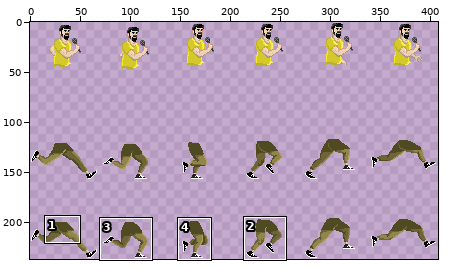
Sprite sheet: SOADsavesMetal/Assets/Sprites/Serj's sprites/serj_walk_spritesheet.png. Above: a wide view before the commit, with the close-up outlined.
Close-up. Before the edit:
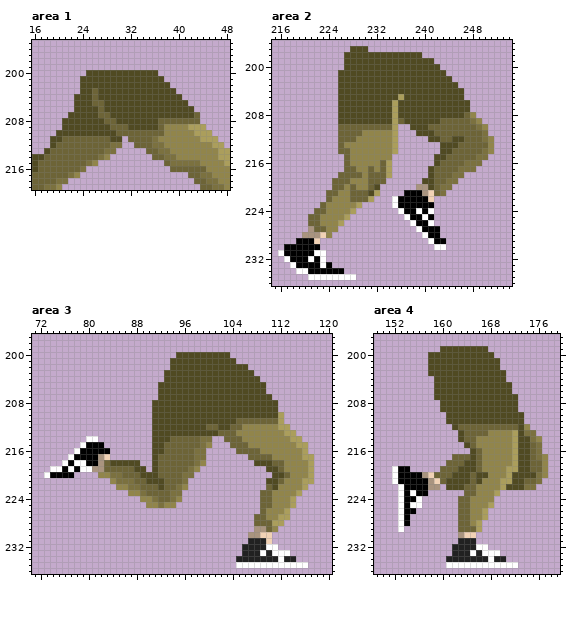
The file is 408x237 pixels. Colours within 5 levels of each other are drawn and written as one. Shown: area 1: x 16..48, y 195..219; area 2: x 215..254, y 196..236; area 3: x 71..120, y 197..236; area 4: x 149..179, y 197..236. The commit also changed other parts of the picture, which this record leaves out.
After:
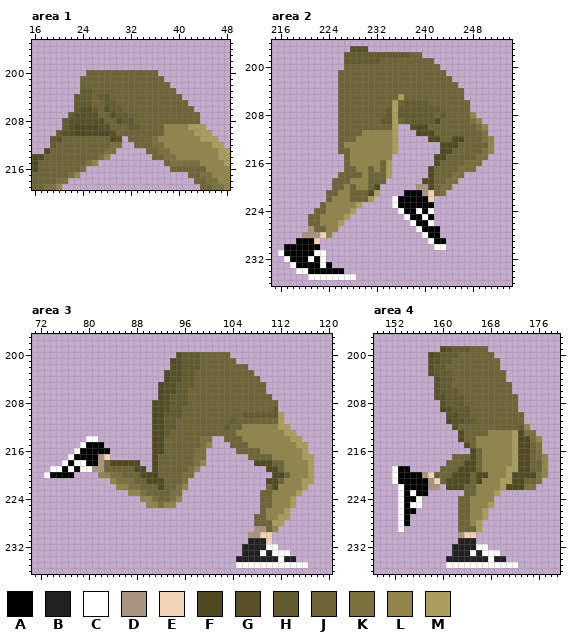
Palette (. is transparent): A #000000  B #212121  C #ffffff  D #a9947f  E #f1d2b5  F #504a22  G #585128  H #635b30  J #6d6437  K #7b713f  L #91854b  M #ab9e5c
The edit:
--- area 1
@@ x 16..48 @@
 199 .................................
-200 .........FFFFFFFFFFFF............
-201 ........FFFFFFFFFFFFFF...........
-202 ........FFFFFFFFFFFFFFF..........
-203 ........FFJFFFFFFFFFFFFF.........
-204 .......FFFJFFFFFFFFFFFFFF........
-205 .......FFFJJFFFFFFFFFFFFFF.......
-206 .......FFFFJFFFFFFFFFFFFFFF......
-207 ......FFFFFJJFFFFFFFFFFFFFFJ.....
-208 .....FFFFFFFJJFFFFFFFJJJJJJJ.....
-209 .....FFFFFFFFJJJFFFFFJLLLLMMM....
-210 ....FFFFFFFFFFJJJJJJJJLLLLLMMM...
-211 ...FFJJJJJJJJFF.JJJJKLLLLLLLMMM..
-212 ...FJJJJJJJJJKK..JJJKKLLLLLLLLMM.
+200 .........JJJJJJJJJJJJ............
+201 ........JJJJJJJJJJJJJJ...........
+202 ........JJJJJJJJJJJJJJJ..........
+203 ........HHJJJJJJJJJJJJJJ.........
+204 .......HHHJHHJJJJJJJJJJJJ........
+205 .......HHHJJHHJJJJJJJJJJJJ.......
+206 .......HGGHJGHHJJJJJJJJJJJJ......
+207 ......HGGGGJJGHHJJJJJJJJJJJJ.....
+208 .....HGGGGGGJJGHHJJJJJJJJJJJ.....
+209 .....HGFFFFGGJJJHHJJJJLLLLMMM....
+210 ....HGGFFFFFFGJJJJJJJJLLLLLMMM...
+211 ...HGJJJJJJJJFG.JJJJKLLLLLLLMMM..
+212 ...HJJJJJJJJJKK..JJJKKLLLLLLLLMM.
 213 ..FJJJJJJJJJKK.....JJKKLLLLLLLLMM
--- area 2
@@ x 224..249 @@
 196 ..........................
-197 ....FFF...................
-198 ...FFFFFFFFFFFFF..........
-199 ...FFFFFFFFFFFFFFF........
-200 ...FFFFFFFFFFFFFFFF.......
-201 ..FFFFFFFFFFFFFFFFFF......
-202 ..FFFFFFFFFFFFFFFFFFF.....
-203 ..FFFFFFFFFFFFFFFFFFFF....
-204 ..FFFFFFFFFFFFFFFFFFFFF...
-205 ..FFFFFFFFFFMFFFFFFFFFF...
-206 ..FFFFFFFFFMFFFFFFFFFFFF..
-207 ..FFFFFFFFFMFFFFFFFFFFFF..
-208 ..FFFFFFFFFMFFFFFFFFFFFJL.
-209 ..FFFFFFFFFMJFFFFFFJJJJJKL
-210 ..JJJJJJJJJM..FFFJJJJJJJJK
+197 ....GGG...................
+198 ...HHHHHHHHHHHJJ..........
+199 ...HHHHHHJJJJJJJJJ........
+200 ...JJJJJJJJJJJJJJJJ.......
+201 ..JJJJJJJJJJJJJJJJJJ......
+202 ..JJJJJJJJJJJJJJJJJJJ.....
+203 ..JJJJJJJJJJJJJJJJJJJJ....
+204 ..JJJJJJJJJJJJJJJJJJJJJ...
+205 ..JJJJJJJJJJMJJJJJJJJJJ...
+206 ..JJJJJJJJJMJHHHHJJJJJJJ..
+207 ..JJJJJJJJHMHHHHHHHJJJJJ..
+208 ..JJJJJJJJHMHHHHHHJHJJJJL.
+209 ..JJJJJJJHHMJHHHHHFJJJJJKL
+210 ..JJJJJJJJJM..GFFJJJJJJJJK
 211 ..JJJJLLLLLM...FFFJJJJJJJJ
--- area 3
@@ x 91..113 @@
 199 .......................
-200 ....FFFFFFFFF..........
-201 ...FFFFFFFFFFF.........
-202 ...FFFFFFFFFFFFF.......
-203 ..FFFFFFFFFFFFFFF......
-204 ..FFFFFFFFFFFFFFFF.....
-205 .FFFFFFFFFFFFFFFFFF....
-206 .FFFFFFFFFFFFFFFFFF....
-207 .FFFFFFFFFFFFFFFFFFF...
-208 FFFFFFFFFFFFFFFFFFFFF..
-209 FFFFFFFFFFFFFFFFFFFFF..
-210 FFFFFFFFFFFFFFFFFFFFFM.
-211 FFFFFFFFFFFFFFJJJJJJJM.
-212 FFFFFFFFFJJFFJJLLLLLLMM
-213 FFFFFFFFFFFJJJLLLLLLLLM
-214 FFFJJJJJKK..JJJLLLLLLLL
+200 ....GHHHJJJJJ..........
+201 ...FGHHHJJJJJJ.........
+202 ...GGHHHJJJJJJJJ.......
+203 ..FGGHHJJJJJJJJJJ......
+204 ..FGGHHJJJJJJJJJJJ.....
+205 .FGGHHHJJJJJJJJJJJJ....
+206 .FGGHHJJJJJJJJJJJJJ....
+207 .FGHHHJJJJJJJJJJJJJJ...
+208 FFGHHHJJJJJJJJJJJJJJJ..
+209 FFGHHJJJJJJJJJJJJJJJH..
+210 FFHHHJJJJJJJJJJHHHHHHM.
+211 FFHHJJJJJJJJJHJJJJJJJM.
+212 FFHHJJJJJJJJHJJLLLLLLMM
+213 FFHJJJJJJJJJJJLLLLLLLLM
+214 FFJJJJJJKK..JJJLLLLLLLL
 215 FFJJJJJJKL...JJJLLLLLLL
--- area 4
@@ x 156..175 @@
 198 ....................
-199 ....FFFFFFFF........
-200 ..FFFFFFFFFFF.......
-201 ..FFFFFFFFFFFF......
-202 ..FFFFFFFFFFFF......
-203 ..FFFFFFFFFFFFF.....
-204 ...FFFFFFFFFFFF.....
-205 ...FFFFFFFFFFFFF....
-206 ...FFFFFFFFFFFFF....
-207 ...FFFFFFFFFFFFFF...
-208 ....FFFFFFFFFFFFF...
-209 ....FFFFFFFFFFFFF...
-210 .....FFFFFFFFFFFFF..
-211 .....FFFFFFFFFFFFF..
-212 ......FJJJJJJJJJJFL.
+199 ....FGHHHJJJ........
+200 ..FGHHHJJJJJJ.......
+201 ..GGHHJJJJJJJJ......
+202 ..GHHJJJJJJJJJ......
+203 ..GHHHJJJJJJJJJ.....
+204 ...GHHJJJJJJJJJ.....
+205 ...GHHJJJJJJJJJJ....
+206 ...GHHHJJJJJJJJJ....
+207 ...GGHHHJJJJJJJJJ...
+208 ....GHHHJJJJJJJJJ...
+209 ....FGHHHJJJJJJJJ...
+210 .....GGHHJJJJJJJJJ..
+211 .....FGGHHJJJJJJJJ..
+212 ......GJJJJJJJJJJHL.
 213 .......FJJJJLLLLMFKK
Boxes around the changes in both close-ups, in picture pixels (x1, y1, x2, y2):
changed: (50, 70, 194, 148)
changed: (338, 46, 470, 130)
changed: (164, 352, 278, 442)
changed: (428, 346, 524, 430)
